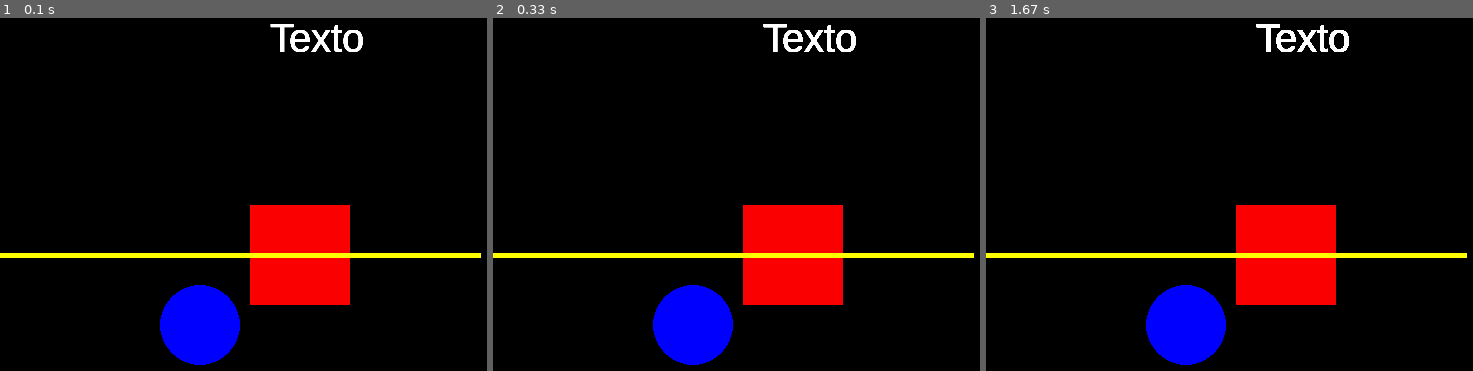
Above: before the commit, frames 1-3 (left to right).
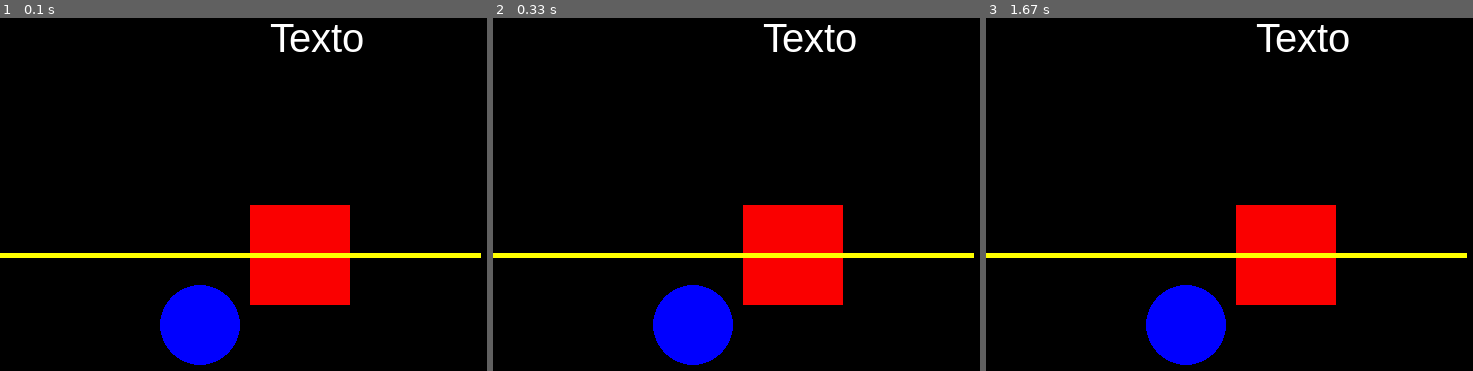
Above: after the commit, the same moments.

Repository: rafael-vasconcellos/estudo_pygame
Game: pygame game, started from screen.py
Same seed, same stepped clock (60 frames per second), same inputs: the game is played once before the commit and once after it.
Inputs:
- Up to frame 1 (0.1 s): no input
- Up to frame 2 (0.33 s): no input
- Up to frame 3 (1.67 s): no input

The runs differ from the first frame. In frame 1, 0.2% of the frame differs, in the area x 55-75%, y 1-10%; in frame 2, 0.3%; in frame 3, 0.3%.

Commit message:
screen fill

Diff:
--- a/screen.py
+++ b/screen.py
@@ -13,6 +13,7 @@
 
 
 while True:
+    tela.fill( (0,0,0) )
     for event in pygame.event.get():
         if event.type == QUIT:
             pygame.quit()
